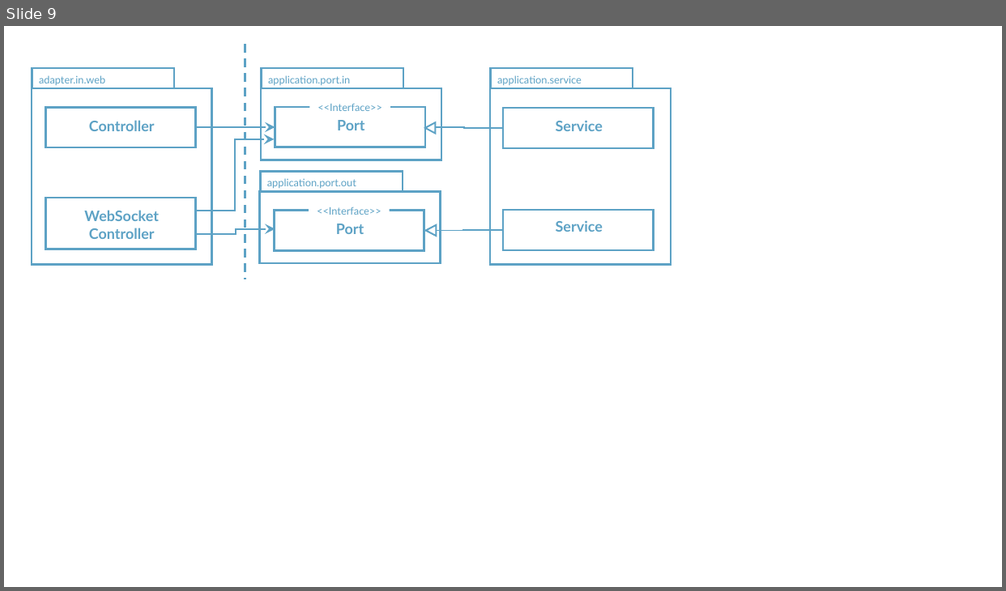
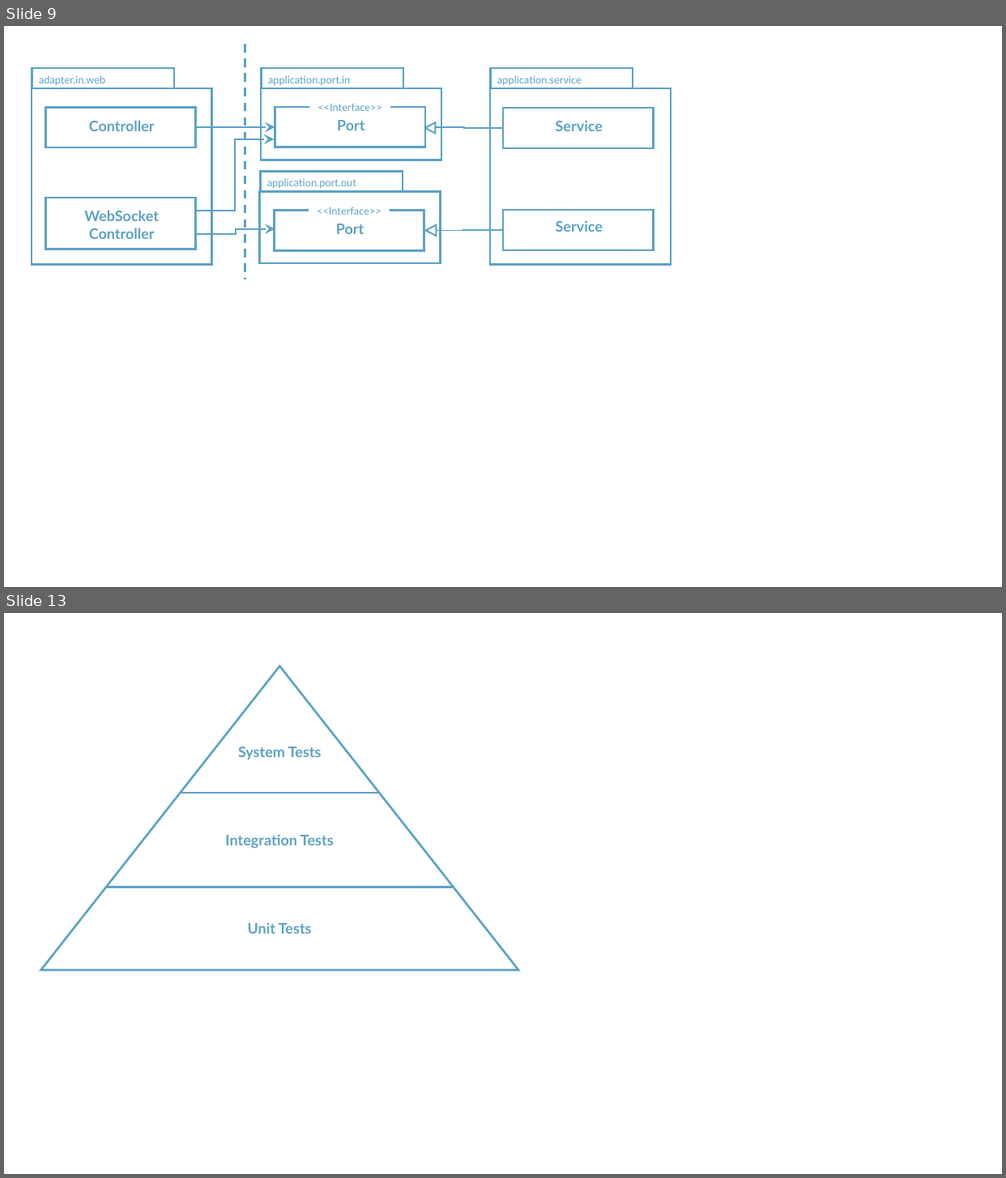
Before and after one commit to rudaks-han/book-summary, a slide deck: Get Your Hands Dirty on Clean Architecture/ref/프레젠테이션1.pptx. Shown one above the other, each under a label of ours: slide 9 before the commit, slides 9 and 13 after it; the slides between them are not shown. The pictures are 1006x591 and 1006x1178 pixels, drawn with LibreOffice and Linux fonts; fonts in the diff are those of the drawing. Boxes give left, top, right and bottom in pixels: in the first picture for what was removed or moved away, otherwise in the second. Text is boxed around its words. In the diff, an @@ line names an element or a change of style, - is before the commit and + after.

```diff
--- a/Get Your Hands Dirty on Clean Architecture/ref/프레젠테이션1.pptx
+++ b/Get Your Hands Dirty on Clean Architecture/ref/프레젠테이션1.pptx
@@ slide 13 added at bbox=[4, 613, 1002, 1174], background #FFFFFF @@
@@ triangle added at bbox=[40, 666, 518, 970], outline #5DA2C5 2 pt @@
@@ text added at bbox=[238, 747, 322, 760], 14 pt, text #5DA2C5, bold @@
+System Tests
@@ line added from (182, 794) to (378, 794), #5DA2C5 2 pt @@
@@ text added at bbox=[225, 834, 334, 848], 14 pt, text #5DA2C5, bold @@
+Integration Tests
@@ line added from (105, 887) to (454, 887), #5DA2C5 2 pt @@
@@ text added at bbox=[248, 923, 312, 934], 14 pt, text #5DA2C5, bold @@
+Unit Tests
```
Also in this commit, not shown: 3 other slides added, 8 other files.
